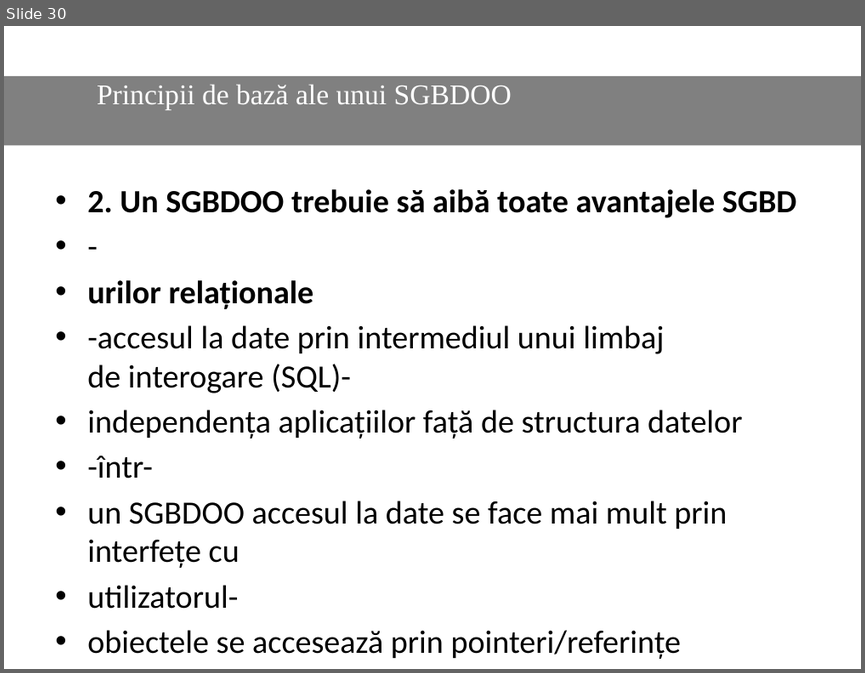
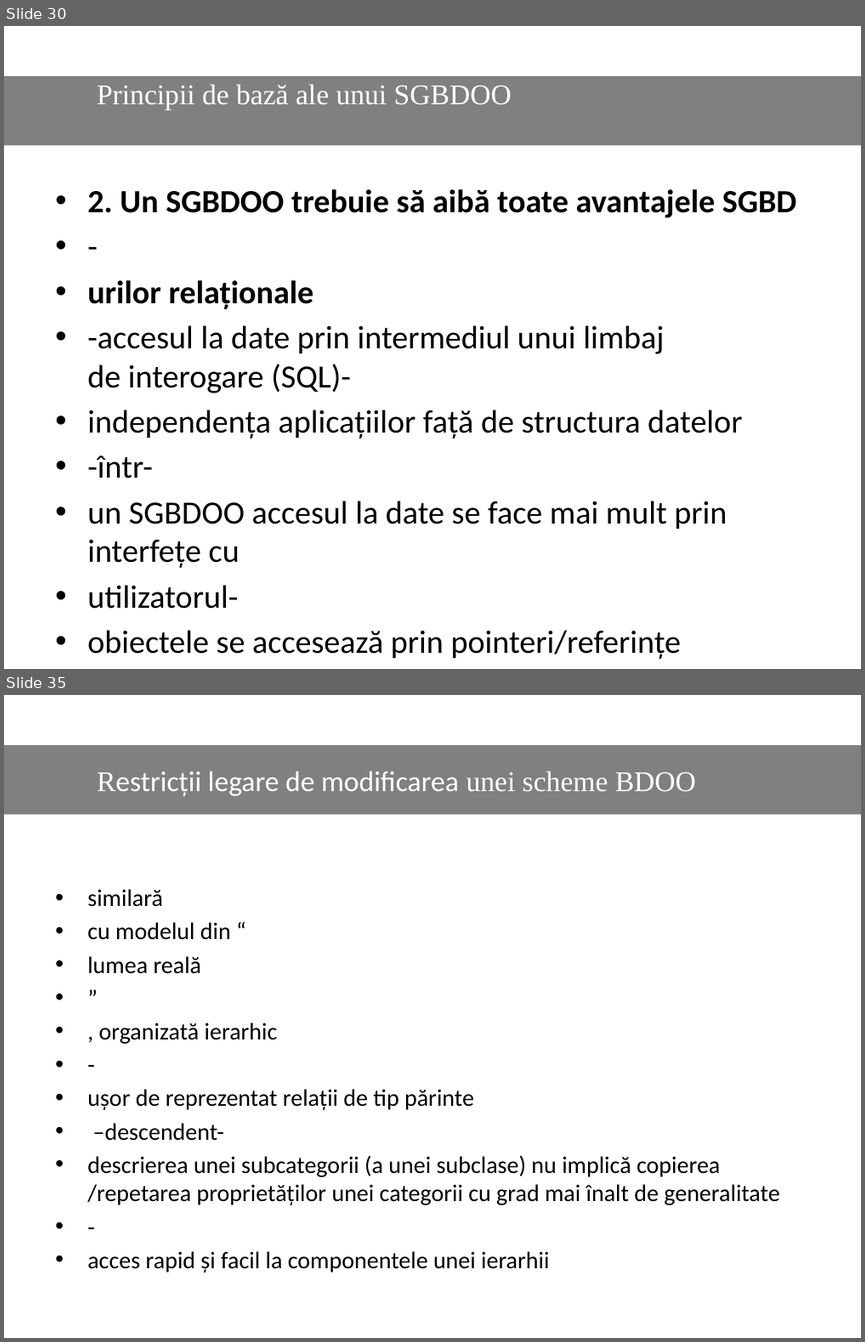
Before and after one commit to Dani25/BDOO, a slide deck: bdoo.pptx. Shown one above the other, each under a label of ours: slide 30 before the commit, slides 30 and 35 after it; the slides between them are not shown. The pictures are 865x673 and 865x1342 pixels, drawn with LibreOffice and Linux fonts; fonts in the diff are those of the drawing. Boxes give left, top, right and bottom in pixels: in the first picture for what was removed or moved away, otherwise in the second. Text is boxed around its words. In the diff, an @@ line names an element or a change of style, - is before the commit and + after.

```diff
--- a/bdoo.pptx
+++ b/bdoo.pptx
@@ slide 35 added at [4, 695, 861, 1338], background #FFFFFF @@
@@ rectangle added at [4, 744, 861, 814], fill #808080, 24 pt, text #FFFFFF @@
+Restricții legare de modificarea unei scheme BDOO
@@ text added at [87, 889, 779, 1272], 20 pt, text #000000 @@
+• similară
+• cu modelul din “
+• lumea reală
+• ”
+• , organizată ierarhic
+• -
+• ușor de reprezentat relații de tip părinte
+• –descendent-
+• descrierea unei subcategorii (a unei subclase) nu implică copierea /repetarea proprietăților unei categorii cu grad mai înalt de generalitate
+• -
+• acces rapid și facil la componentele unei ierarhii
```
Also in this commit, not shown: 13 other slides added, 2 slides removed.
